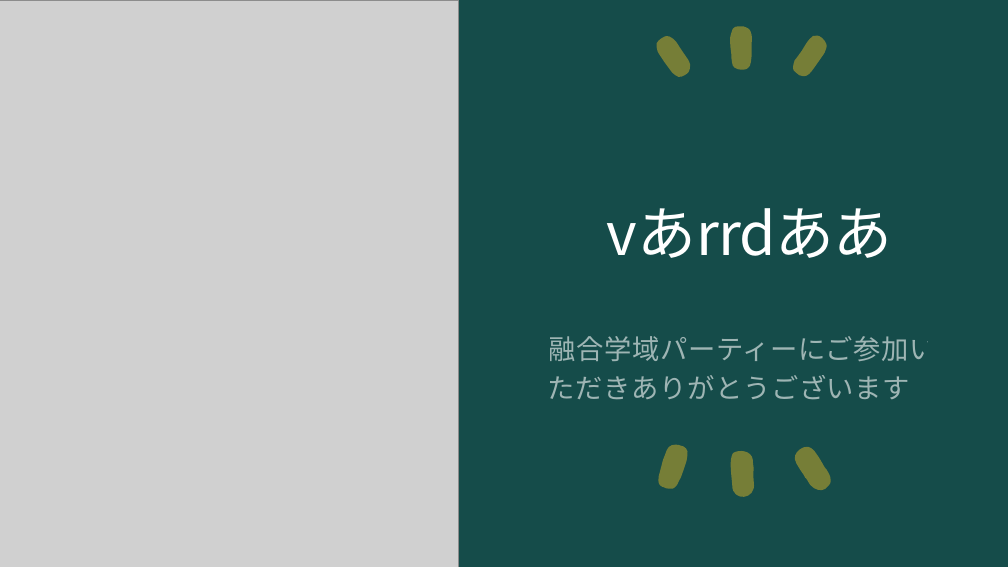
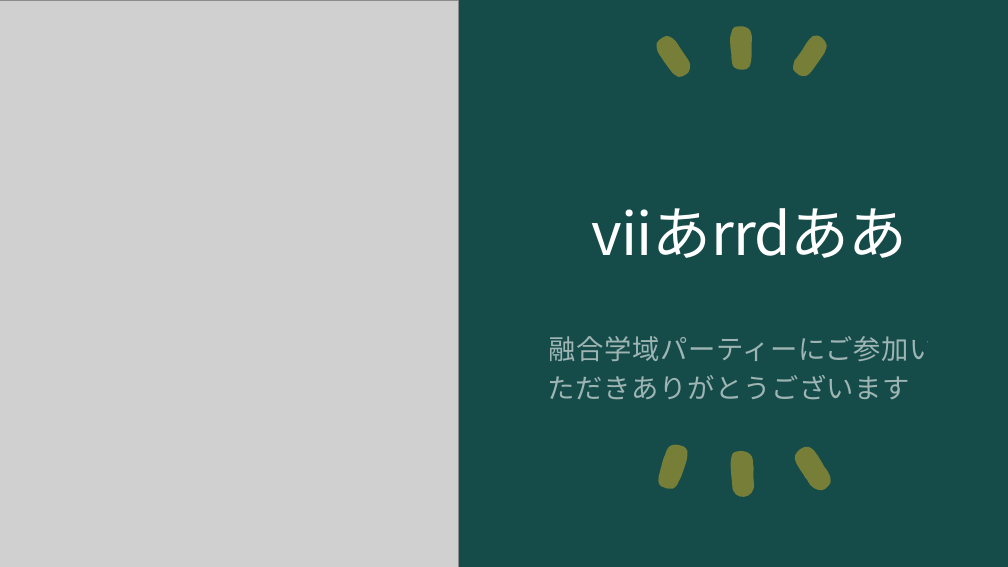
Before and after one commit to ogawa3427/utils, a slide deck: slide 1 of 2024quiz/quiz.pptx. Drawn at 1008x567 pixels with LibreOffice and Linux fonts; fonts in the diff are those of the drawing; grey boxes stand for pictures. Boxes give left, top, right and bottom in pixels: in the first picture for what was removed or moved away, otherwise in the second. Text is boxed around its words. In the diff, an @@ line names an element or a change of style, - is before the commit and + after.

Commit message:
ii

```diff
--- a/2024quiz/quiz.pptx
+++ b/2024quiz/quiz.pptx
@@ title at bbox=[592, 208, 908, 258]: text changed @@
-vあrrdああ
+viiあrrdああ
```
